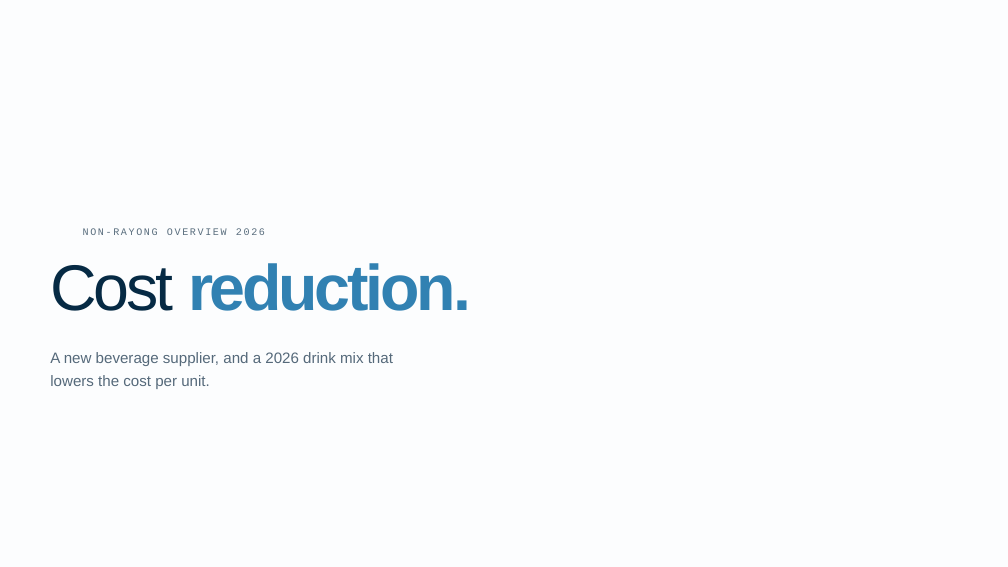
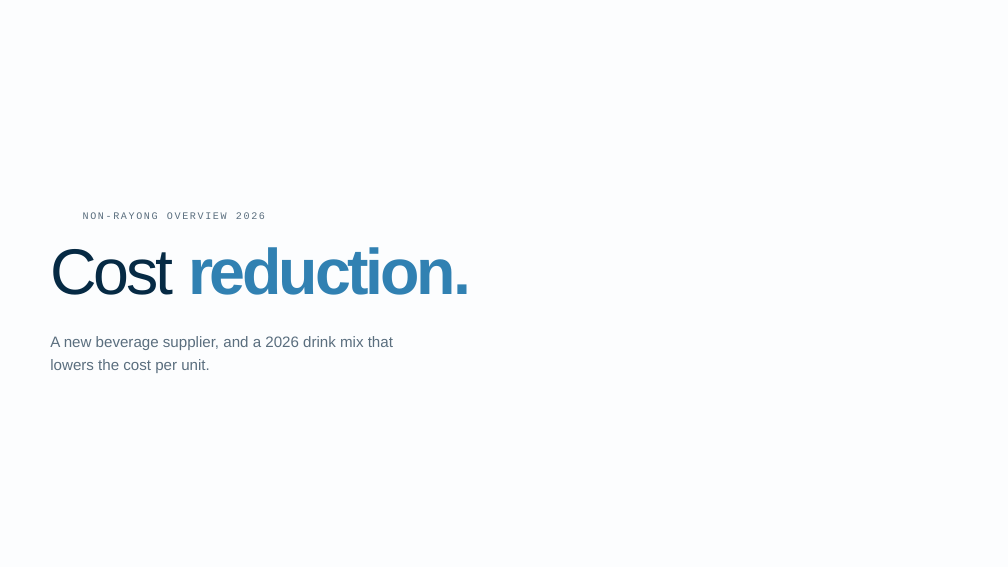
Before and after one commit to nutdanais/trigo-manpower-board, a slide deck: slide 5 of design/intro-deck/Non-Rayong-Overview-2026.pptx. Drawn at 1008x567 pixels with LibreOffice and Linux fonts; fonts in the diff are those of the drawing; background and template pictures are left out. Boxes give left, top, right and bottom in pixels: in the first picture for what was removed or moved away, otherwise in the second. Text is boxed around its words. In the diff, an @@ line names an element or a change of style, - is before the commit and + after.

```diff
--- a/design/intro-deck/Non-Rayong-Overview-2026.pptx
+++ b/design/intro-deck/Non-Rayong-Overview-2026.pptx
@@ text "NON-RAYONG OVERVIEW 2026": place and size @@
-text "NON-RAYONG OVERVIEW 2026" at [83,228,265,235]
+text "NON-RAYONG OVERVIEW 2026" at [83,212,265,219]
@@ text "Cost reduction.": place and size @@
-text "Cost reduction." at [50,263,471,311]
+text "Cost reduction." at [50,247,471,295]
@@ text "A new beverage supplier, and ...": place and size @@
-text "A new beverage supplier, and ..." at [50,352,393,389]
+text "A new beverage supplier, and ..." at [50,336,393,373]
@@ text "A new beverage supplier, and ..." at [50,336,393,373]: text colour #55697A to #5A6E7E @@
```
Also in this commit, not shown: 10 other slides changed, 5 other files.
